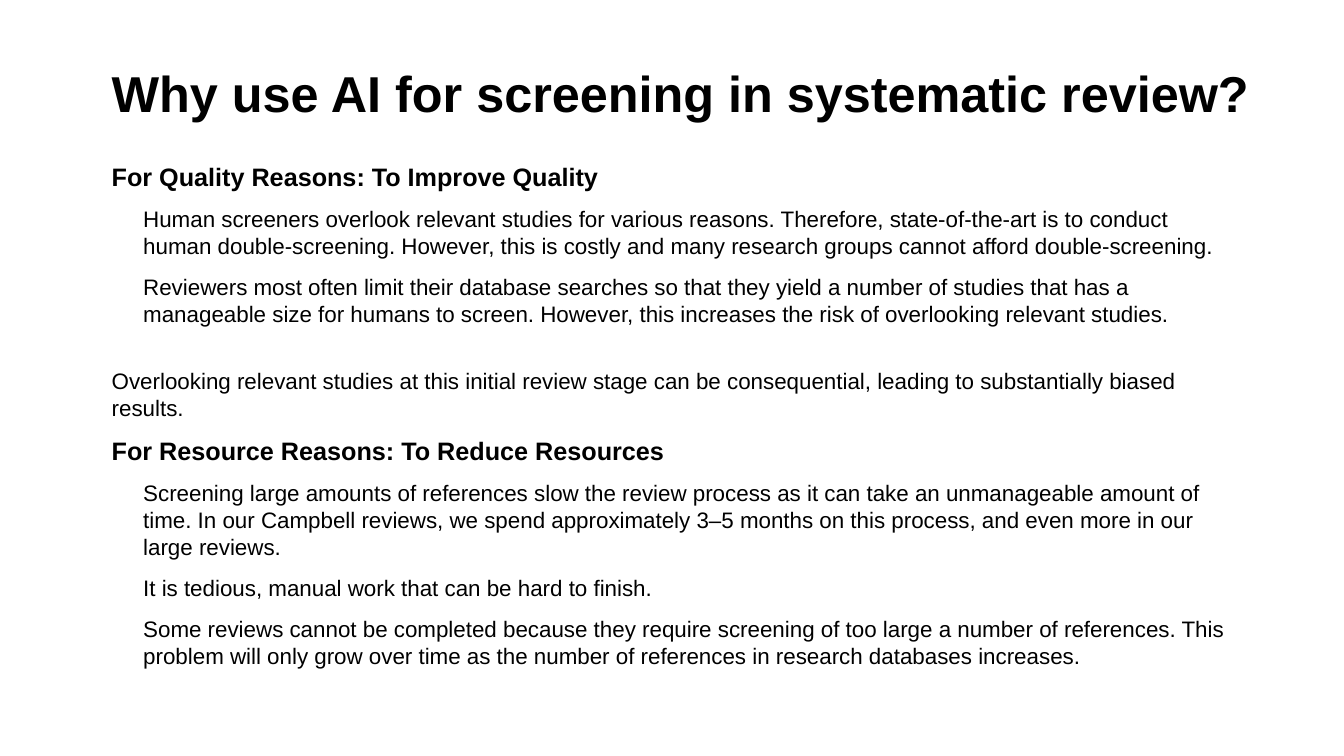
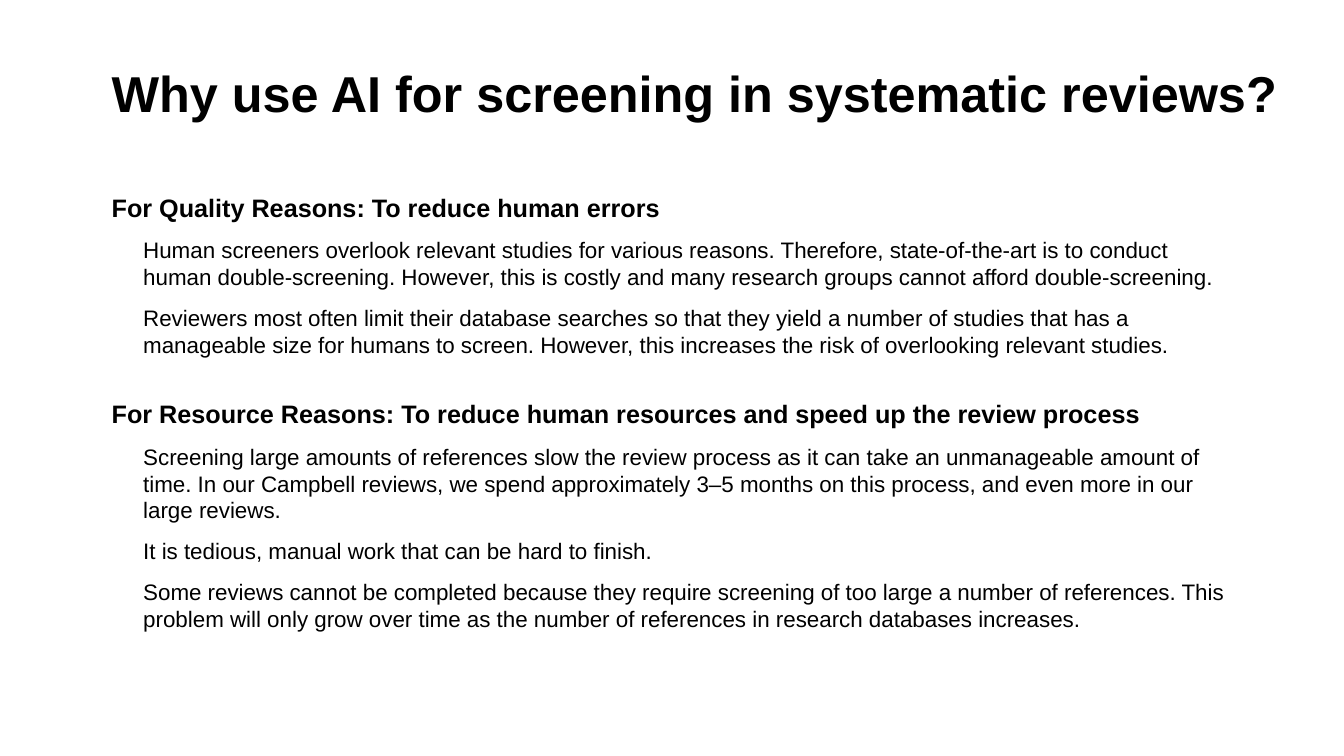
Before and after one commit to MikkelVembye/SRMA-SIG-presentation, a slide deck: slide 3 of SRMA SIG presentation 2024.potx.pptx. Drawn at 1344x756 pixels with LibreOffice and Linux fonts; fonts in the diff are those of the drawing; background and template pictures are left out. Boxes give left, top, right and bottom in pixels: in the first picture for what was removed or moved away, otherwise in the second. Text is boxed around its words. In the diff, an @@ line names an element or a change of style, - is before the commit and + after.

```diff
--- a/SRMA SIG presentation 2024.potx.pptx
+++ b/SRMA SIG presentation 2024.potx.pptx
@@ title at box(112, 75, 1277, 122): text changed @@
-Why use AI for screening in systematic review?
+Why use AI for screening in systematic reviews?
@@ text at box(112, 198, 660, 222): text changed @@
-For Quality Reasons: To Improve Quality
+For Quality Reasons: To reduce human errors
@@ text "For Quality Reasons: To reduce ...": place and size @@
-text "For Quality Reasons: To reduce ..." at box(112, 167, 1224, 669)
+text "For Quality Reasons: To reduce ..." at box(112, 198, 1224, 632)
@@ text at box(112, 404, 1140, 429): text changed; size 16 to 18 pt; bold on @@
-Overlooking relevant studies at this initial review stage can be consequential, leading to substantially biased results.
-For Resource Reasons: To Reduce Resources
+For Resource Reasons: To reduce human resources and speed up the review process
```
Also in this commit, not shown: 4 other slides changed, 1 slide added, 1 slide removed.
